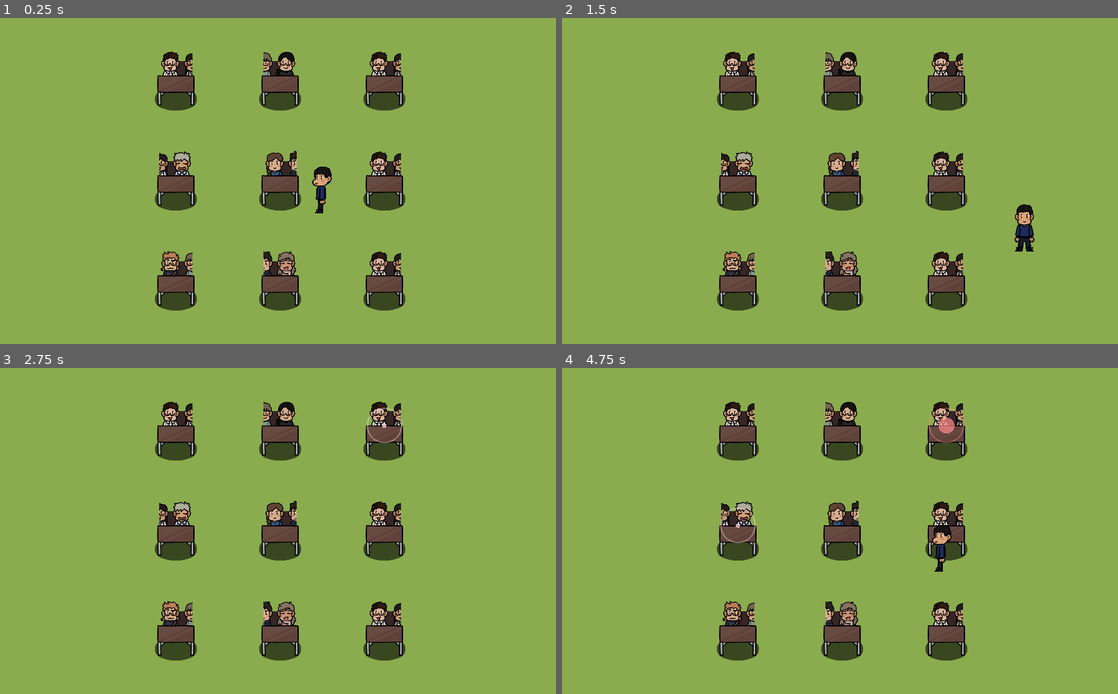
Above: before the commit, frames 1-4 (two rows, left to right).
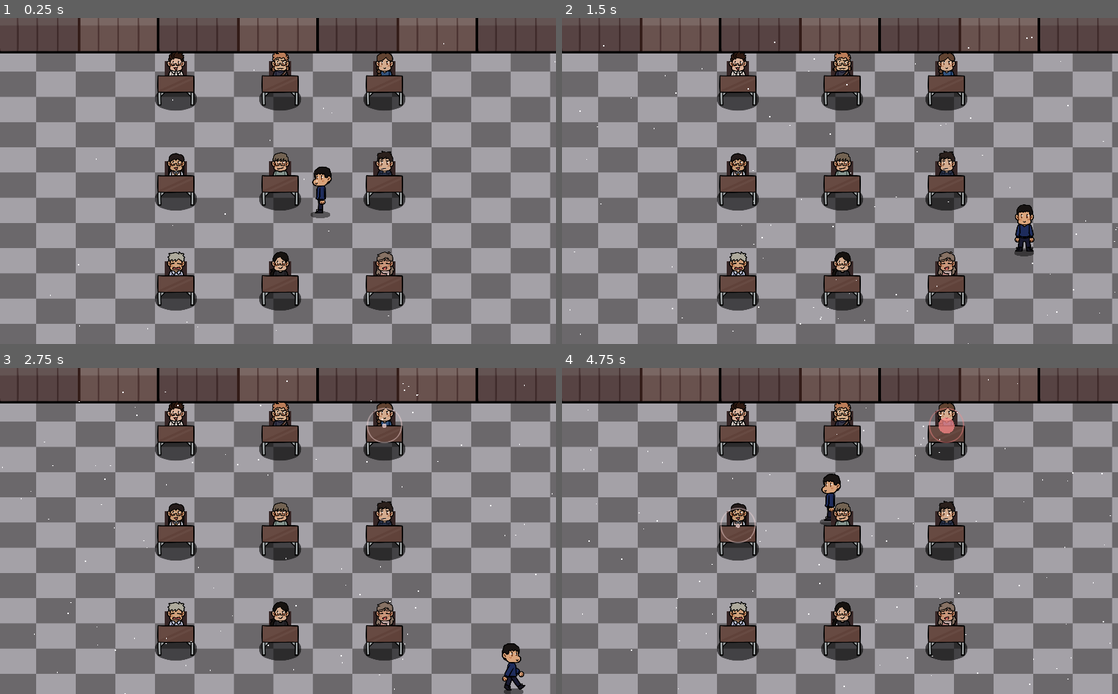
Above: after the commit, the same moments.

Repository: nyaro-p/TheTutorSimulator
Game: Godot game, scene res://Scenes/Classroom.tscn
The game is run twice, just before and just after one commit, with the same random seed, the same clock (stepped at 60 frames per second) and the same inputs.
Inputs:
- Up to frame 1 (0.25 s): no input
- Up to frame 2 (1.5 s): tap Enter at 0.5 s; hold D (move_right) 0.53-1.28 s; hold S (move_down) from 1.28 s (still down)
- Up to frame 3 (2.75 s): release S (move_down) at 2.03 s; hold D (move_right) from 2.03 s (still down)
- Up to frame 4 (4.75 s): release D (move_right) at 2.78 s; hold W (move_up) 2.78-3.53 s; hold A (move_left) from 3.53 s (still down)

The runs differ from the first frame. In frame 1, 95% of the frame differs, in the area x 0-100%, y 0-100%; in frame 2, 95%; in frame 3, 96%; in frame 4, 96%.

Commit message:
better scene?

Diff:
--- /dev/null
+++ b/Prefabs/Items/Coffee/Coffee.tscn
@@ -0,0 +1,11 @@
+[gd_scene load_steps=2 format=2]
+
+[ext_resource path="res://Prefabs/Items/Coffee/Coffee_Spritesheet.png" type="Texture" id=1]
+
+[node name="Coffee" type="Node2D"]
+
+[node name="Sprite" type="Sprite" parent="."]
+position = Vector2( 0, -3 )
+scale = Vector2( 0.12, 0.12 )
+texture = ExtResource( 1 )
+hframes = 4
--- a/Prefabs/Player/Player.tscn
+++ b/Prefabs/Player/Player.tscn
@@ -10,6 +10,7 @@
 [ext_resource path="res://Prefabs/Player/Animations/RunLeft.tres" type="Animation" id=8]
 [ext_resource path="res://Prefabs/Player/Animations/RunDown.tres" type="Animation" id=9]
 [ext_resource path="res://Prefabs/Player/Animations/RunUp.tres" type="Animation" id=10]
+[ext_resource path="res://Assets/Shadow.png" type="Texture" id=11]
 
 [sub_resource type="CapsuleShape2D" id=2]
 radius = 9.0
@@ -120,8 +121,18 @@
 "values": [ 0 ]
 }
 
+[sub_resource type="CapsuleShape2D" id=22]
+radius = 12.0
+height = 24.0
+
 [node name="Player" type="KinematicBody2D"]
 script = ExtResource( 1 )
+
+[node name="Shadow" type="Sprite" parent="."]
+modulate = Color( 1, 1, 1, 0.470588 )
+position = Vector2( 0, 7 )
+scale = Vector2( 0.09, 0.09 )
+texture = ExtResource( 11 )
 
 [node name="CollisionShape2D" type="CollisionShape2D" parent="."]
 shape = SubResource( 2 )
@@ -129,10 +140,10 @@
 [node name="AreaPivot" type="Node2D" parent="."]
 unique_name_in_owner = true
 
-[node name="Area2D" type="Area2D" parent="AreaPivot"]
+[node name="CheckingArea" type="Area2D" parent="AreaPivot"]
 position = Vector2( 0, 16 )
 
-[node name="CollisionShape2D" type="CollisionShape2D" parent="AreaPivot/Area2D"]
+[node name="CollisionShape2D" type="CollisionShape2D" parent="AreaPivot/CheckingArea"]
 shape = SubResource( 5 )
 
 [node name="Sprite" type="Sprite" parent="."]
@@ -159,3 +170,11 @@
 anims/RunLeft = ExtResource( 8 )
 anims/RunRight = ExtResource( 7 )
 anims/RunUp = ExtResource( 10 )
+
+[node name="CollectArea" type="Area2D" parent="."]
+collision_layer = 0
+collision_mask = 2
+
+[node name="CollisionShape2D" type="CollisionShape2D" parent="CollectArea"]
+position = Vector2( 0, -14 )
+shape = SubResource( 22 )
--- a/Prefabs/Student/Student.tscn
+++ b/Prefabs/Student/Student.tscn
@@ -34,7 +34,7 @@
 position = Vector2( 0, -5.5 )
 scale = Vector2( 0.12, 0.12 )
 texture = ExtResource( 3 )
-hframes = 6
+hframes = 9
 
 [node name="Sprite" type="Sprite" parent="."]
 position = Vector2( 0, 8.5 )
--- a/Scenes/Classroom.tscn
+++ b/Scenes/Classroom.tscn
@@ -1,18 +1,75 @@
-[gd_scene load_steps=4 format=2]
+[gd_scene load_steps=11 format=2]
 
 [ext_resource path="res://Prefabs/Student/Student.tscn" type="PackedScene" id=1]
 [ext_resource path="res://Prefabs/Player/Player.tscn" type="PackedScene" id=2]
 [ext_resource path="res://Scenes/GameController.gd" type="Script" id=3]
+[ext_resource path="res://Assets/Ground.png" type="Texture" id=4]
+[ext_resource path="res://Assets/Wall.png" type="Texture" id=5]
+
+[sub_resource type="RectangleShape2D" id=1]
+extents = Vector2( 660, 20 )
+
+[sub_resource type="RectangleShape2D" id=2]
+extents = Vector2( 51.25, 345 )
+
+[sub_resource type="RectangleShape2D" id=3]
+extents = Vector2( 43.7499, 345 )
+
+[sub_resource type="RectangleShape2D" id=4]
+extents = Vector2( 660.001, 30 )
+
+[sub_resource type="ParticlesMaterial" id=5]
+emission_shape = 2
+emission_box_extents = Vector3( 300, 150, 1 )
+flag_disable_z = true
+gravity = Vector3( 0, 98, 0 )
+orbit_velocity = 0.0
+orbit_velocity_random = 0.0
 
 [node name="Classroom" type="Node2D"]
 script = ExtResource( 3 )
 
 [node name="Background" type="Node2D" parent="."]
 
-[node name="ColorRect" type="ColorRect" parent="Background"]
-margin_right = 558.0
-margin_bottom = 371.0
-color = Color( 0.545098, 0.678431, 0.309804, 1 )
+[node name="TextureRect" type="TextureRect" parent="Background"]
+margin_left = -3.00002
+margin_top = 2.99998
+margin_right = 1306.0
+margin_bottom = 799.0
+rect_scale = Vector2( 0.4, 0.4 )
+texture = ExtResource( 4 )
+stretch_mode = 2
+
+[node name="TextureRect2" type="TextureRect" parent="Background"]
+margin_top = -30.0
+margin_right = 1314.0
+margin_bottom = 127.0
+rect_scale = Vector2( 0.4, 0.4 )
+texture = ExtResource( 5 )
+stretch_mode = 2
+
+[node name="StaticBody2D" type="StaticBody2D" parent="Background"]
+scale = Vector2( 0.4, 0.4 )
+
+[node name="CollisionShape2D" type="CollisionShape2D" parent="Background/StaticBody2D"]
+position = Vector2( 650, 55 )
+scale = Vector2( 1, 1 )
+shape = SubResource( 1 )
+
+[node name="CollisionShape2D2" type="CollisionShape2D" parent="Background/StaticBody2D"]
+position = Vector2( 41.25, 422.5 )
+scale = Vector2( 1, 1 )
+shape = SubResource( 2 )
+
+[node name="CollisionShape2D3" type="CollisionShape2D" parent="Background/StaticBody2D"]
+position = Vector2( 1248.75, 425 )
+scale = Vector2( 1, 1 )
+shape = SubResource( 3 )
+
+[node name="CollisionShape2D4" type="CollisionShape2D" parent="Background/StaticBody2D"]
+position = Vector2( 650, 780 )
+scale = Vector2( 0.999999, 0.999999 )
+shape = SubResource( 4 )
 
 [node name="Room" type="YSort" parent="."]
 
@@ -53,3 +110,8 @@
 
 [node name="Player" parent="Room" instance=ExtResource( 2 )]
 position = Vector2( 295, 174 )
+
+[node name="Particles2D" type="Particles2D" parent="."]
+position = Vector2( 249, 149 )
+amount = 100
+process_material = SubResource( 5 )
Renamed: Prefabs/Items/Coffee_Spritesheet.png -> Prefabs/Items/Coffee/Coffee_Spritesheet.png
Not shown, changed: Prefabs/Items/Coffee/Coffee_Spritesheet.png.import
Not shown: 1 places in Prefabs/Player/Player.tscn that only renumber resources
